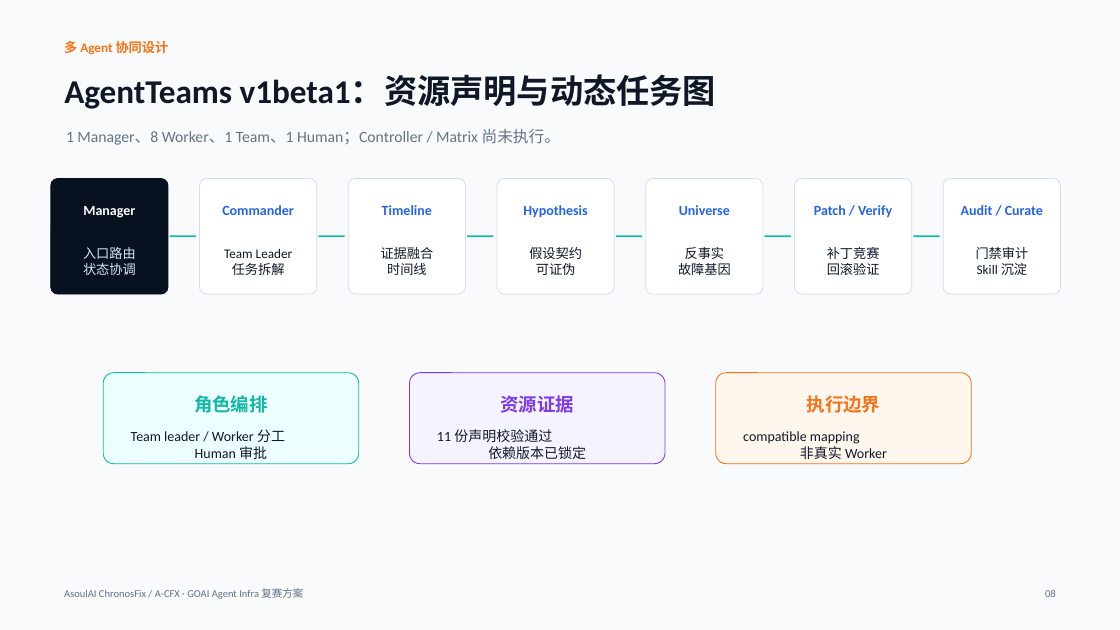
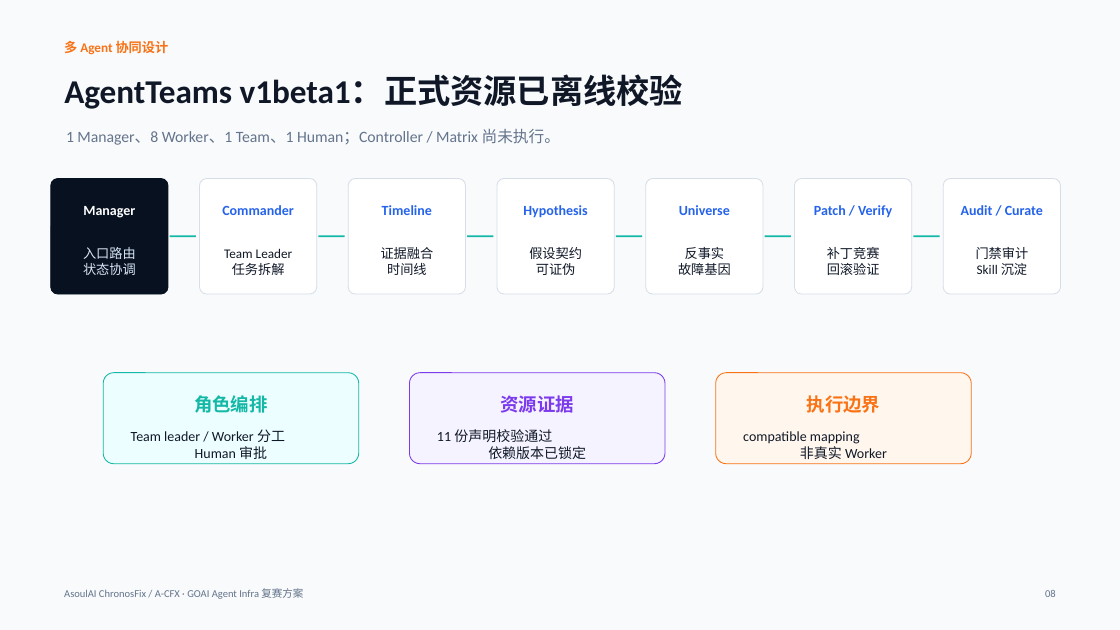
Before and after one commit to ASOUL-Official/asoulai-chronosfix, a slide deck: slide 8 of submission/ChronosFix_复赛方案.pptx. Drawn at 1120x630 pixels with LibreOffice and Linux fonts; fonts in the diff are those of the drawing. Boxes give left, top, right and bottom in pixels: in the first picture for what was removed or moved away, otherwise in the second. Text is boxed around its words. In the diff, an @@ line names an element or a change of style, - is before the commit and + after.

```diff
--- a/submission/ChronosFix_复赛方案.pptx
+++ b/submission/ChronosFix_复赛方案.pptx
@@ text at (64,76,683,109): text changed @@
-AgentTeams v1beta1：资源声明与动态任务图
+AgentTeams v1beta1：正式资源已离线校验
```
Also in this commit, not shown: 11 other slides changed, 12 other files.
